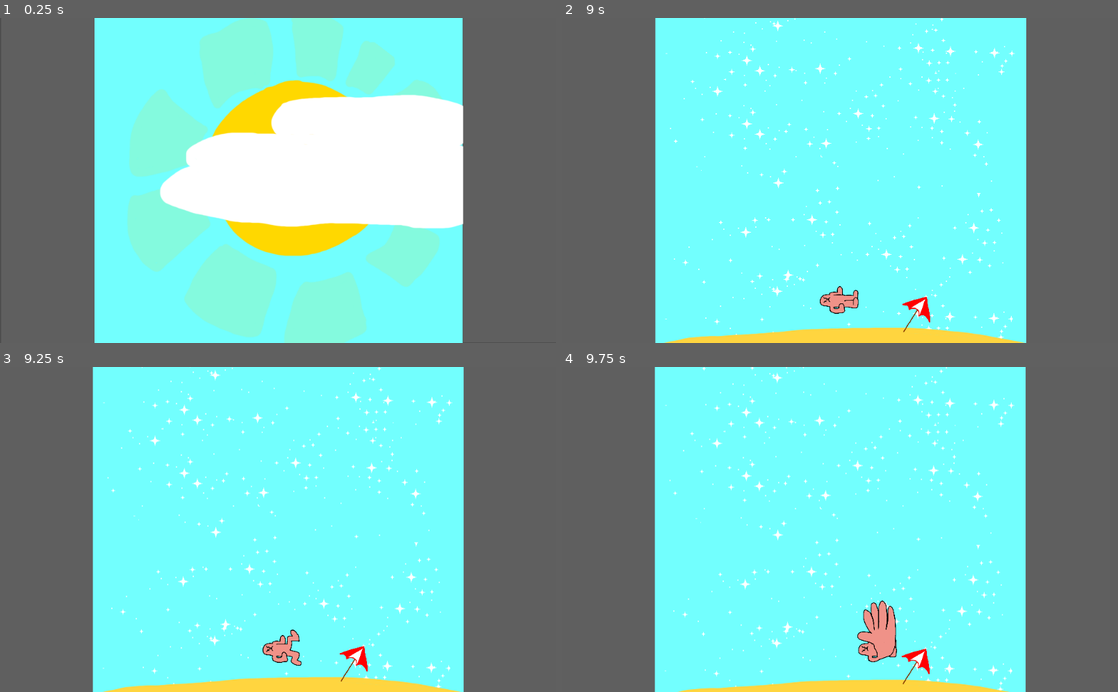
Above: before the commit, frames 1-4 (two rows, left to right).
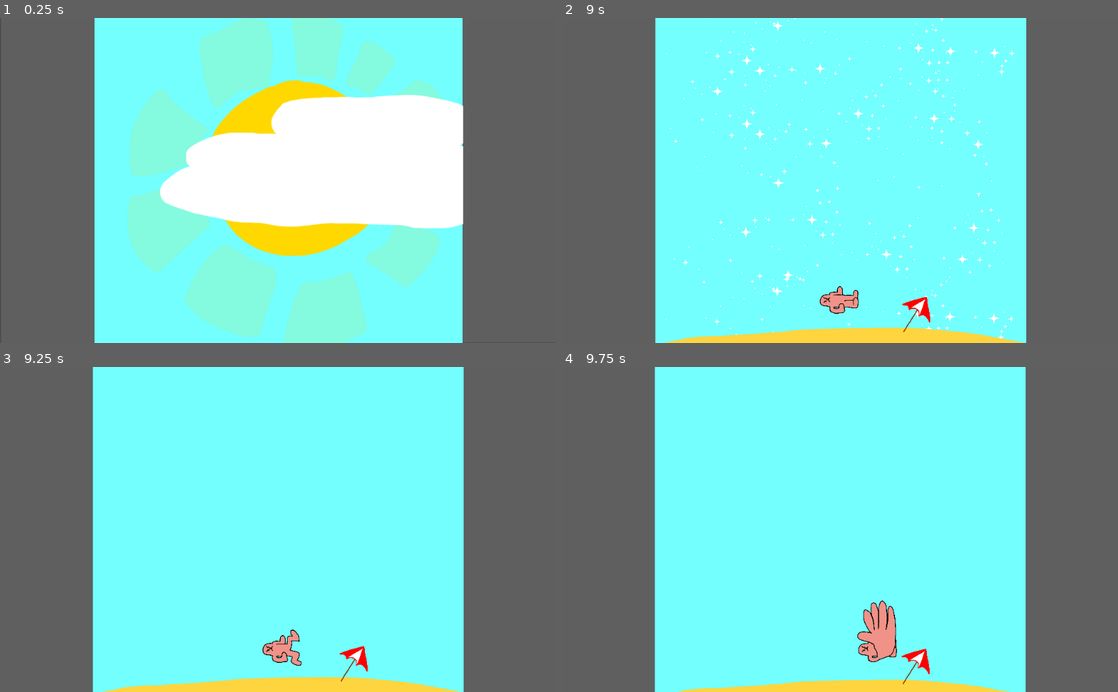
Above: after the commit, the same moments.

Repository: whenbellstoll/KillTheSun
Game: Godot game, scene res://Opening.tscn
Same seed, same stepped clock (60 frames per second), same inputs: the game is played once before the commit and once after it.
Inputs:
- Up to frame 1 (0.25 s): no input
- Up to frame 2 (9 s): hold Right (move_right) 0.53-2.03 s; tap Space (slap) at 0.6, 1.35, 2.1, 2.85, 3.5, 3.6, 4.35, 5.1, 5.85, 6.6, 7.35, 8.1, 8.75, 8.85 s; hold Left (move_left) 2.03-2.78 s; tap Enter at 2.75, 6.5 s; hold Right (move_right) 2.78-4.28 s; hold Left (move_left) 4.28-5.03 s; hold Right (move_right) 5.03-5.78 s; hold Left (move_left) 5.78-7.28 s; hold Right (move_right) from 7.28 s (still down)
- Up to frame 3 (9.25 s): keep holding Right (move_right)
- Up to frame 4 (9.75 s): release Right (move_right) at 9.53 s; hold Left (move_left) from 9.53 s (still down); tap Space (slap) at 9.6 s

Frames 1-2 are identical in both runs. In frame 3, 1.4% of the frame differs, in the area x 18-82%, y 0-99%; in frame 4, 1.4%.

Commit message:
spawn adjustments paralax transparency

Diff:
--- a/Game.tscn
+++ b/Game.tscn
@@ -30,6 +30,16 @@
 
 func _process(delta):
 	self.modulate = lerp(Color(\"72fffe\"), Color.black, min(_player.distance / 30000, 1))
+	pass
+"
+
+[sub_resource type="GDScript" id=7]
+script/source = "extends Sprite
+
+onready var _player = get_node(\"../../../../Player\")
+
+func _process(delta):
+	self.modulate = lerp(Color.transparent, Color.white, min(float(_player.distance > 25000), min(_player.distance / 40000, 1)) )
 	pass
 "
 
@@ -107,6 +117,7 @@
 
 [node name="Sprite" type="Sprite" parent="PlayerTracker/ParallaxBackground/ParallaxLayer"]
 texture = ExtResource( 9 )
+script = SubResource( 7 )
 
 [node name="Despawner" type="Area2D" parent="PlayerTracker"]
 position = Vector2( 4, 476 )
--- a/Scripts/Spawner.gd
+++ b/Scripts/Spawner.gd
@@ -55,8 +55,8 @@
 	var startPos = self.global_position;
 	startPos.y -= 300;
 	print("spawnPlat: " + str(startPos.x) + " " + str(startPos.y) );
-	for n in 8:
-		var yOffset = rng.randf_range(-1500, 0);
+	for n in 10:
+		var yOffset = rng.randf_range(-3000, 0);
 		var xOffset = rng.randf_range(-300, 300);
 		var pI = platform.instance();
 		pI.position = Vector2( startPos.x + xOffset, max(startPos.y + yOffset, -abs(player.END_DISTANCE - 2000)));
@@ -67,8 +67,8 @@
 	spawnedEnem = true;
 	var startPos = self.global_position;
 	startPos.y -= 300;
-	for n in 8:
-		var yOffset = rng.randf_range(-1500, 0);
+	for n in 5:
+		var yOffset = rng.randf_range(-3000, 0);
 		var xOffset = rng.randf_range(-300, 300);
 		var pI = enemy.instance();
 		pI.position = Vector2( startPos.x + xOffset, max(startPos.y + yOffset, -abs(player.END_DISTANCE - 2000)));
Not shown: 1 places in Game.tscn that only renumber resources
